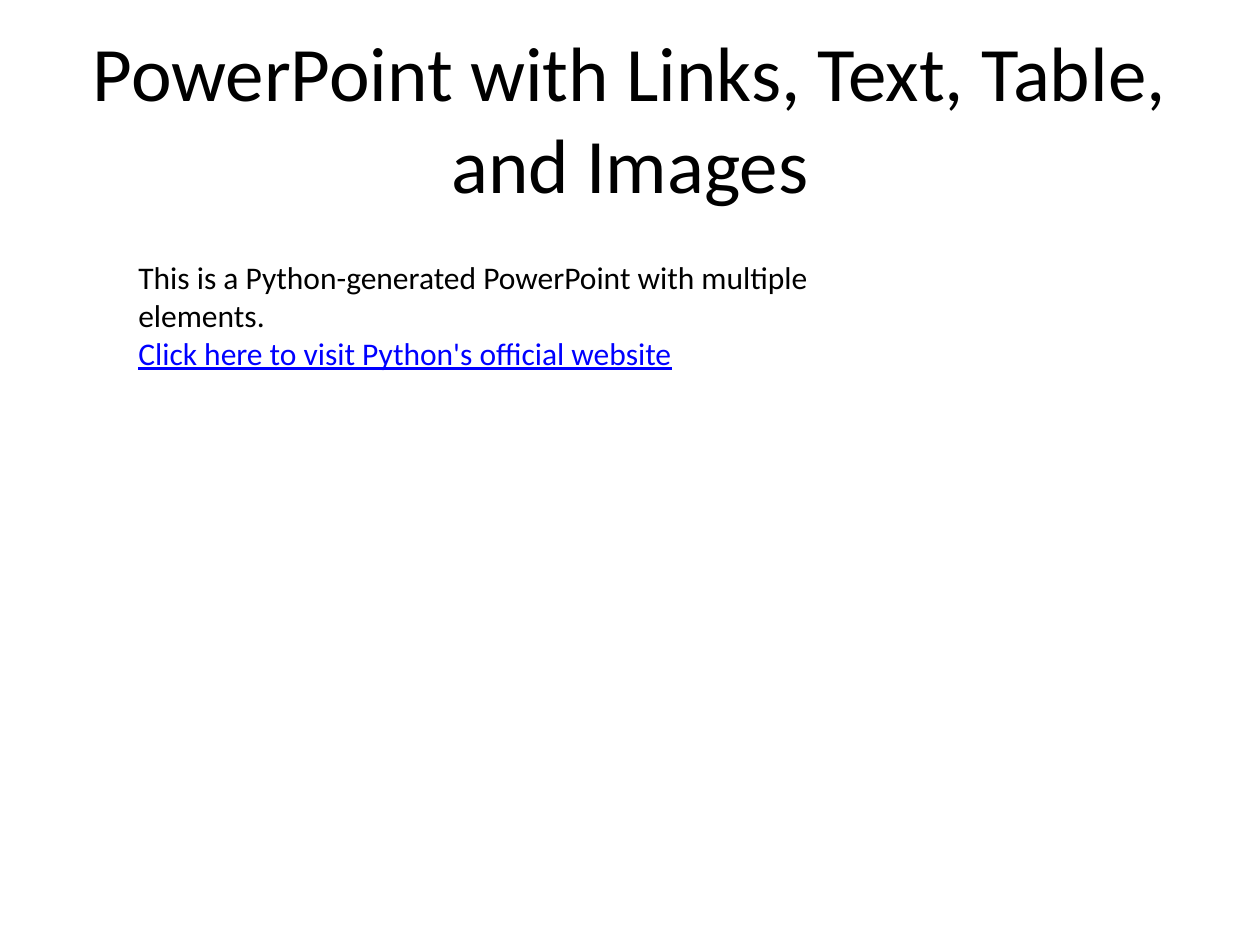
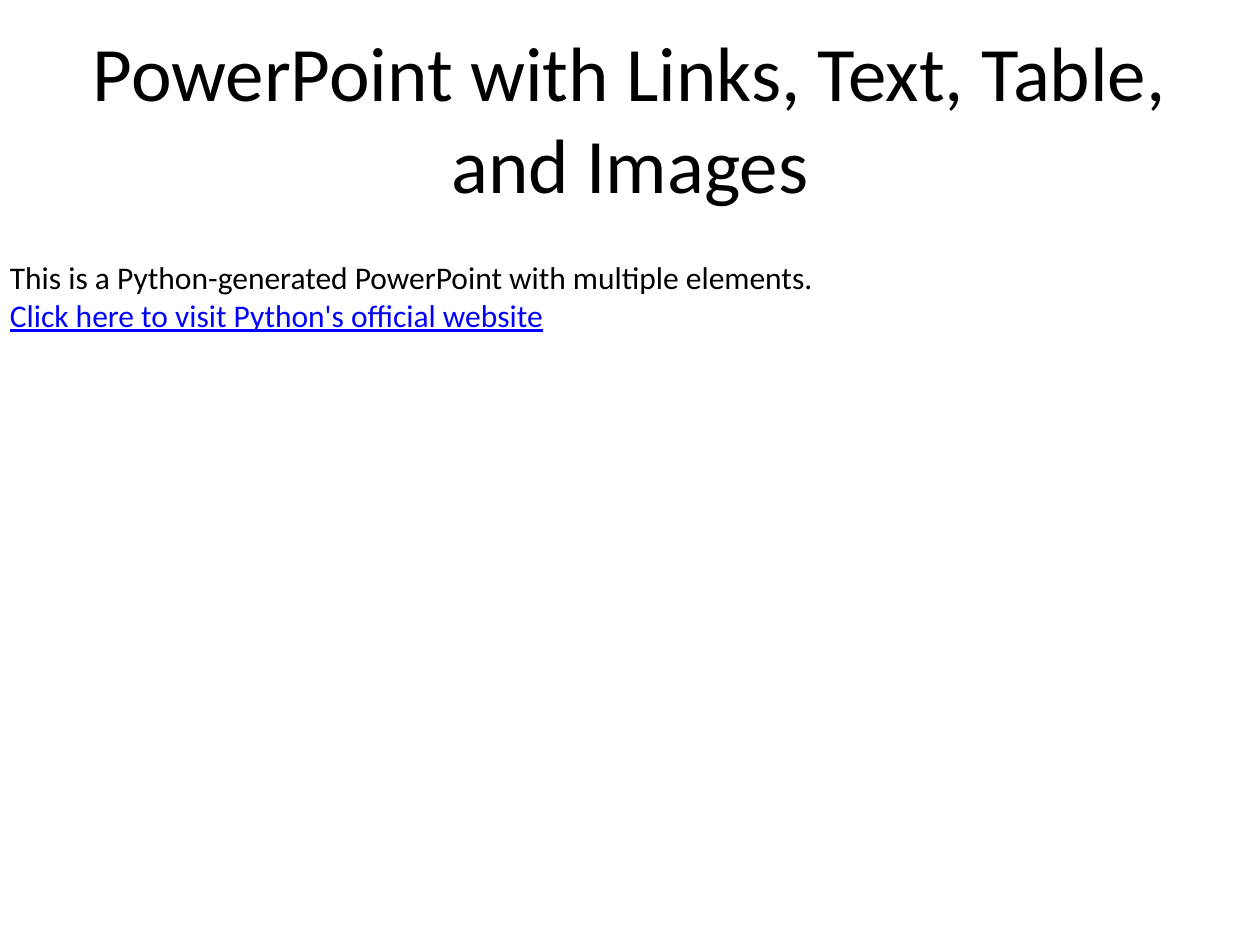
Before and after one commit to SantoshKashyapShorthillsAI/Assignment_3, a slide deck: slide 1 of Documents/animations.pptx. Drawn at 1260x945 pixels with LibreOffice and Linux fonts; fonts in the diff are those of the drawing. Boxes give left, top, right and bottom in pixels: in the first picture for what was removed or moved away, otherwise in the second. Text is boxed around its words. In the diff, an @@ line names an element or a change of style, - is before the commit and + after.

```diff
--- a/Documents/animations.pptx
+++ b/Documents/animations.pptx
@@ text "This is a Python-generated PowerPoint ..." rewrapped from [138, 267, 807, 370] to [10, 267, 812, 332] @@
```
Also in this commit, not shown: 3 other slides changed, 15 other files.
